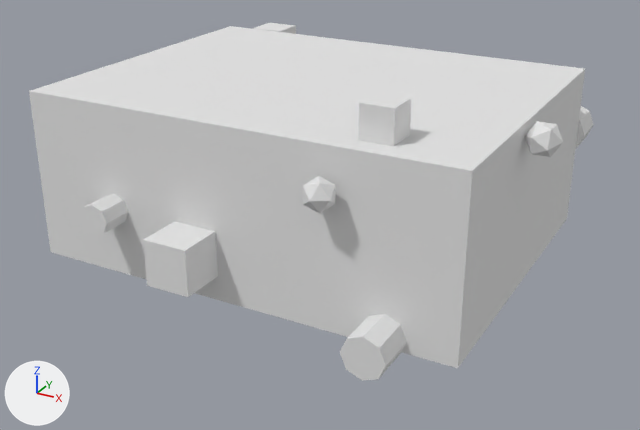
A saved change to the glTF model public/Objects/object04_low.glb.
The view is the same before and after, from a camera (50 mm lens) standing at (2.45, -4.44, 1.86) and looking at (0.06, -0.11, -0.31). The lights are fixed; the arrows at lower left show +X, +Y and +Z. The older version comes first. Vertices at exactly the same position are counted once.

Script lines for the objects in view, before the commit:
```python
mat_mat_object04_low = principled_material('Mat_object04_low')
mat_mat_object04_low.base_color = (0.78, 0.78, 0.78)  # white #e5e5e5
mat_mat_object04_low.roughness = 1.0
me_cube_042 = bpy.data.meshes.new('Cube.042')
me_cube_042.from_pydata(...)  # 152 vertices, 252 faces; spans x -1.47..1.49, y -1.26..1.25, z -0.68..0.68
me_cube_042.materials.append(mat_mat_object04_low)  # white #e5e5e5
ob_object04_low = bpy.data.objects.new('object04_low', me_cube_042)
ob_object04_low.location = (0.0, 0.0, 0.0)
```
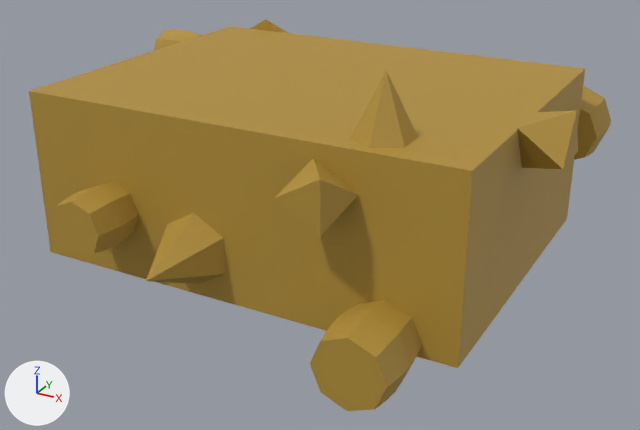
Where the change shows, as pixel boxes [x1, y1, x2, y2] in the pictures (640 x 430 px):
'object04_low', recoloured, reshaped (darker, 9% taller)
    before: [29, 23, 594, 381]
    after: [29, 19, 611, 411]
part 1 of me_cube_042, added
    after: [350, 71, 418, 148]
part 2 of me_cube_042, added
    after: [146, 213, 225, 284]
part 3 of me_cube_042, added (mostly hidden)
    after: [250, 19, 288, 33]
part 4 of me_cube_042, rebuilt (not visible afterwards)
    before: [340, 314, 407, 381]
part 5 of me_cube_042, added
    after: [154, 30, 201, 51]
part 6 of me_cube_042, added
    after: [52, 182, 139, 257]
part 7 of me_cube_042, added
    after: [574, 86, 611, 160]
part 8 of me_cube_042, added (yellow)
    after: [310, 300, 421, 411]
part 9 of me_cube_042, deleted
    before: [81, 23, 594, 370]
part 10 of me_cube_042, added
    after: [517, 110, 578, 169]
part 11 of me_cube_042, added
    after: [274, 158, 359, 236]

The change in detail:
Material 'Mat_object04_low' (mat_mat_object04_low) changes colour from white #e5e5e5 to yellow #b39038; in linear values from (0.78, 0.78, 0.78) to (0.45, 0.28, 0.04).
me_cube_042 is used by ob_object04_low; location (0.0, 0.0, 0.0).
Verts and faces of me_cube_042; kept vertices keep their numbers, new ones are numbered from 152.
me_cube_042 had 152 vertices, 252 faces and spanned x -1.47..1.49, y -1.26..1.25, z -0.68..0.68.
me_cube_042 now has 265 vertices, 478 faces and spans x -1.61..1.54, y -1.42..1.4, z -0.82..0.83.
me_cube_042 part 1: a new loose piece, a 6-sided cone pointing to +z spanning x 0.64..0.92, y -0.94..-0.62, z 0.5..0.83, in mat_mat_object04_low (yellow #b39038).
me_cube_042 part 2: a new loose piece, a 6-sided cone pointing to -y spanning x -0.39..-0.02, y -1.42..-1.0, z -0.43..-0.01, in mat_mat_object04_low (yellow #b39038).
me_cube_042 part 3: a new loose piece, a 6-sided cone pointing to +y spanning x -1.15..-0.82, y 1.0..1.38, z 0.2..0.58, in mat_mat_object04_low (yellow #b39038).
me_cube_042 part 4: the loose piece of 16 vertices spanning x 0.79..1.03, y -1.24..-1.0, z -0.55..-0.31 is rebuilt with 42 vertices and now spans x 0.77..1.12, y -1.31..-1.0, z -0.62..-0.27.
me_cube_042 part 5: a new loose piece of 42 vertices spanning x -1.61..-1.3, y 0.44..0.79, z 0.18..0.53, in mat_mat_object04_low (yellow #b39038).
me_cube_042 part 6: a new loose piece of 42 vertices spanning x -0.93..-0.56, y -1.32..-1.0, z -0.28..0.08, in mat_mat_object04_low (yellow #b39038).
me_cube_042 part 7: a new loose piece of 42 vertices spanning x 0.99..1.45, y 1.0..1.4, z -0.15..0.31, in mat_mat_object04_low (yellow #b39038).
me_cube_042 part 8: a new loose piece of 42 vertices spanning x 0.69..1.13, y -1.39..-1.0, z -0.65..-0.21, in mat_mat_object04_low (yellow #b39038).
me_cube_042 part 9: 11 loose pieces with 128 vertices, spanning x -1.47..1.49, y -1.26..1.25, z -0.68..0.68, are deleted.
Part 10, on me_cube_042:
New vertex 152 is at (1.3, -0.22, 0.26), pixel (521, 167).
New vertex 153 is at (1.3, -0.07, 0.51), pixel (534, 112).
New vertex 154 is at (1.3, -0.37, 0.51), pixel (517, 128).
New vertex 155 is at (1.54, -0.07, 0.34), pixel (578, 151).
New vertex 156 is at (1.54, -0.22, 0.6), pixel (576, 110).
New vertex 157 is at (1.54, -0.37, 0.34), pixel (562, 169).
New faces: (152, 154, 153), (155, 156, 157), (152, 153, 155), (153, 156, 155), (153, 154, 156), (154, 157, 156).
New faces: (152, 157, 154), (152, 155, 157).
Part 11, on me_cube_042:
New vertex 158 is at (0.76, -1.0, 0.28), pixel (358, 194).
New vertex 159 is at (0.52, -1.0, 0.42), pixel (313, 157).
New vertex 160 is at (0.52, -1.0, 0.14).
New vertex 161 is at (0.68, -1.23, 0.42), pixel (320, 179).
New vertex 162 is at (0.44, -1.23, 0.28), pixel (274, 198).
New vertex 163 is at (0.68, -1.23, 0.14), pixel (320, 236).
New faces: (158, 160, 159), (161, 162, 163), (158, 159, 161), (159, 162, 161), (159, 160, 162), (160, 163, 162).
New faces: (158, 163, 160), (158, 161, 163).
Other edits to the shape of me_cube_042 do not show in these pictures.
